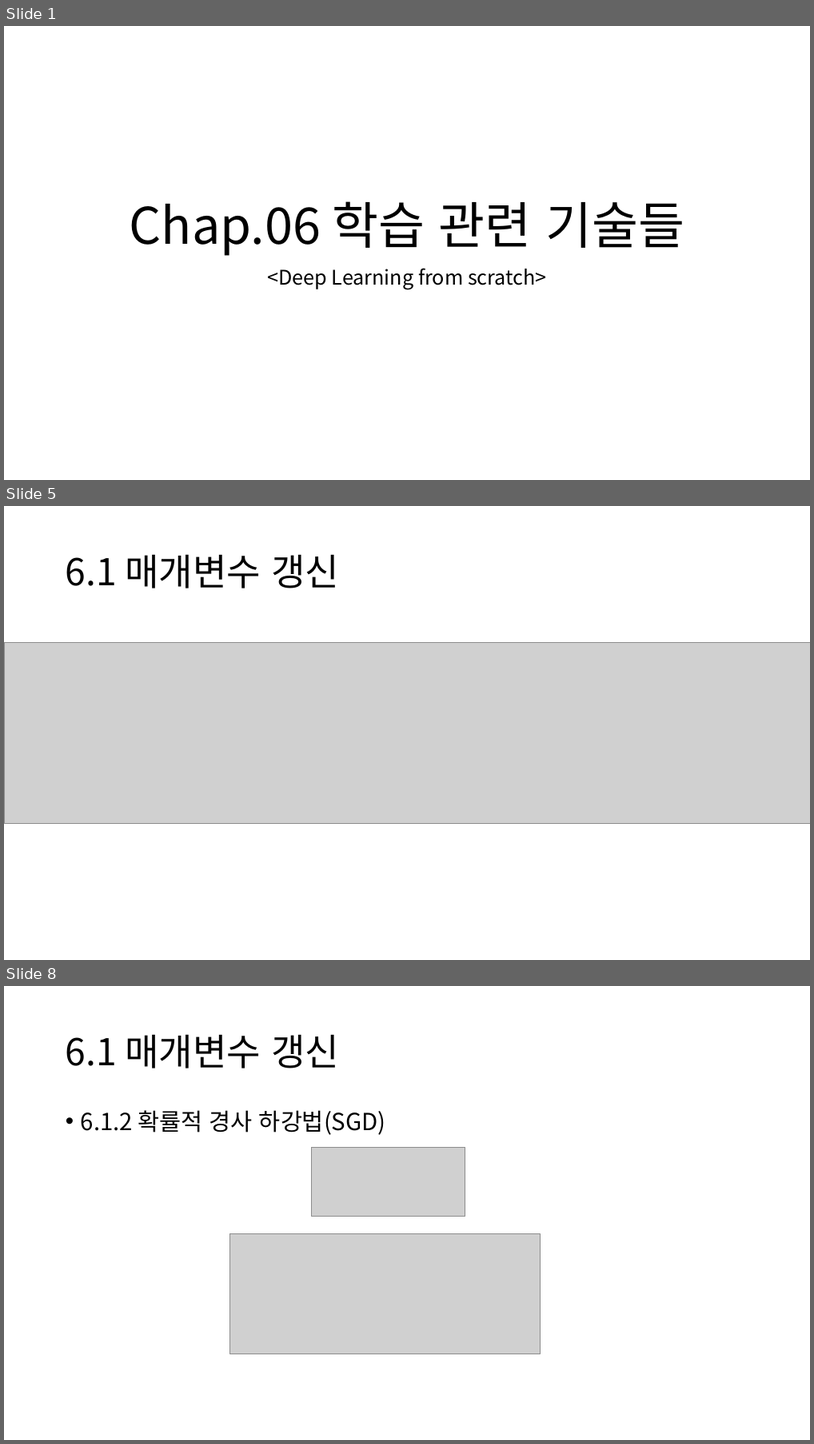
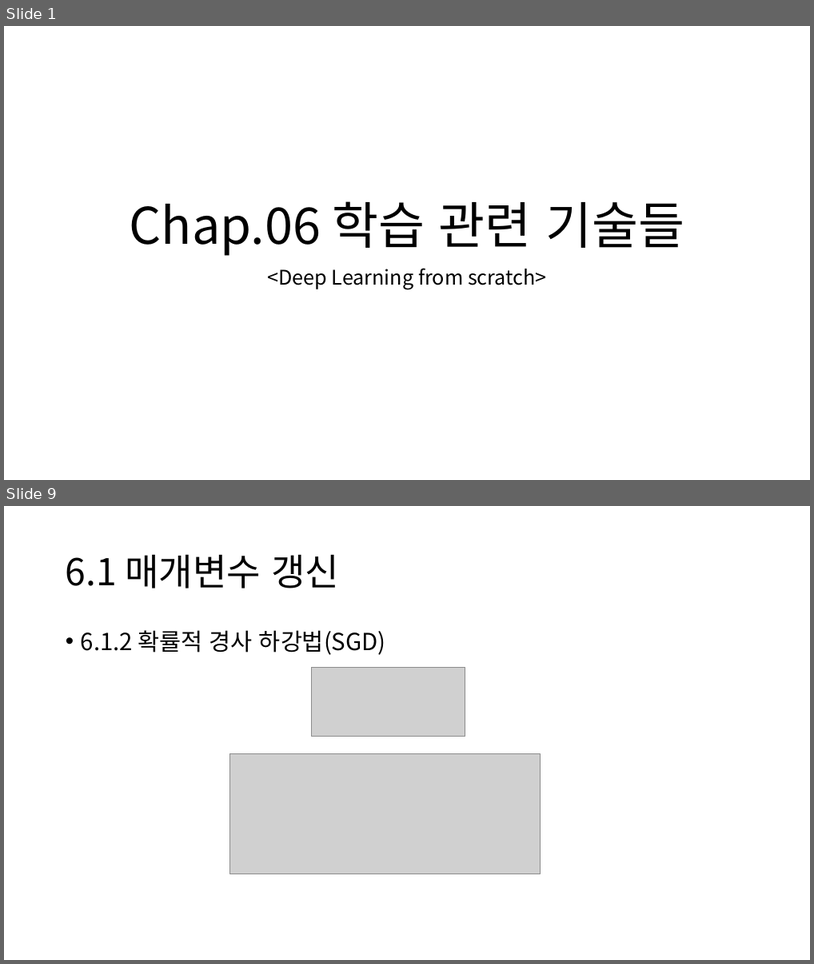
Before and after one commit to DL-StudyGroup/deep_learning_from_scratch, a slide deck: presentation/Week09.학습 관련 기술들.pptx. Shown one above the other, each under a label of ours: slides 1, 5 and 8 before the commit, slides 1 and 9 after it; the slides between them are not shown. The pictures are 814x1444 and 814x964 pixels, drawn with LibreOffice and Linux fonts; fonts in the diff are those of the drawing; grey boxes stand for pictures. Boxes give left, top, right and bottom in pixels: in the first picture for what was removed or moved away, otherwise in the second. Text is boxed around its words. In the diff, an @@ line names an element or a change of style, - is before the commit and + after.

```diff
--- a/presentation/Week09.학습 관련 기술들.pptx
+++ b/presentation/Week09.학습 관련 기술들.pptx
@@ slide 5 removed at bbox=[4, 506, 810, 960], background #FFFFFF @@
@@ title removed at bbox=[66, 554, 339, 588] @@
-6.1 매개변수 갱신
@@ picture removed at bbox=[4, 643, 810, 824] @@
@@ what was slide 8 is now slide 9 @@
```
Also in this commit, not shown: 15 slides changed, 6 slides added.
